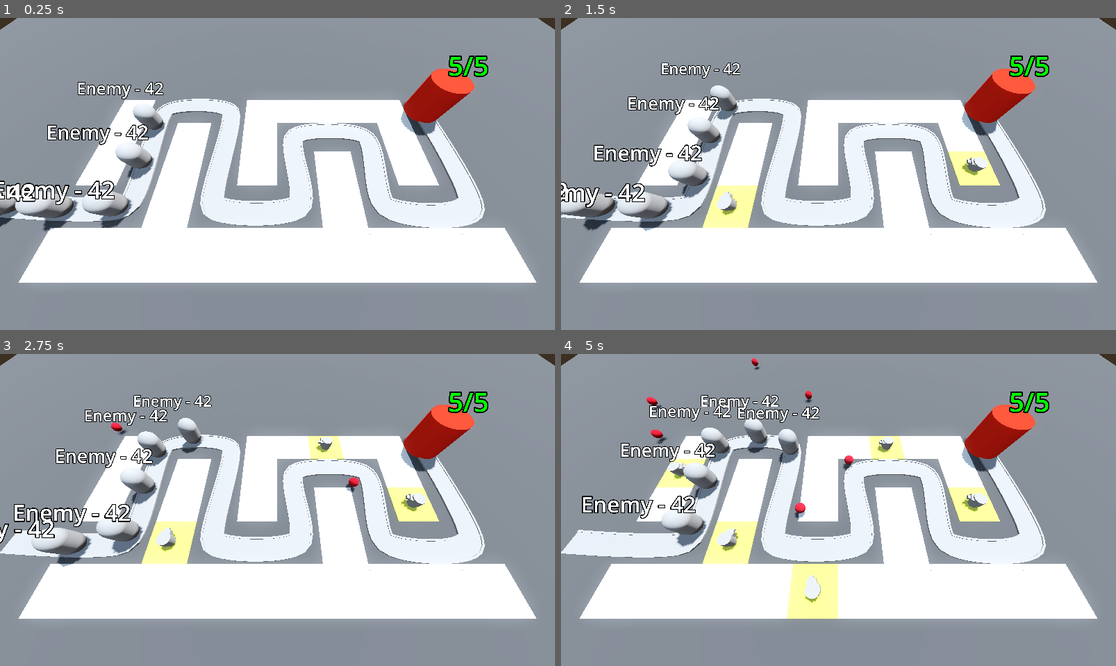
Above: before the commit, frames 1-4 (two rows, left to right).
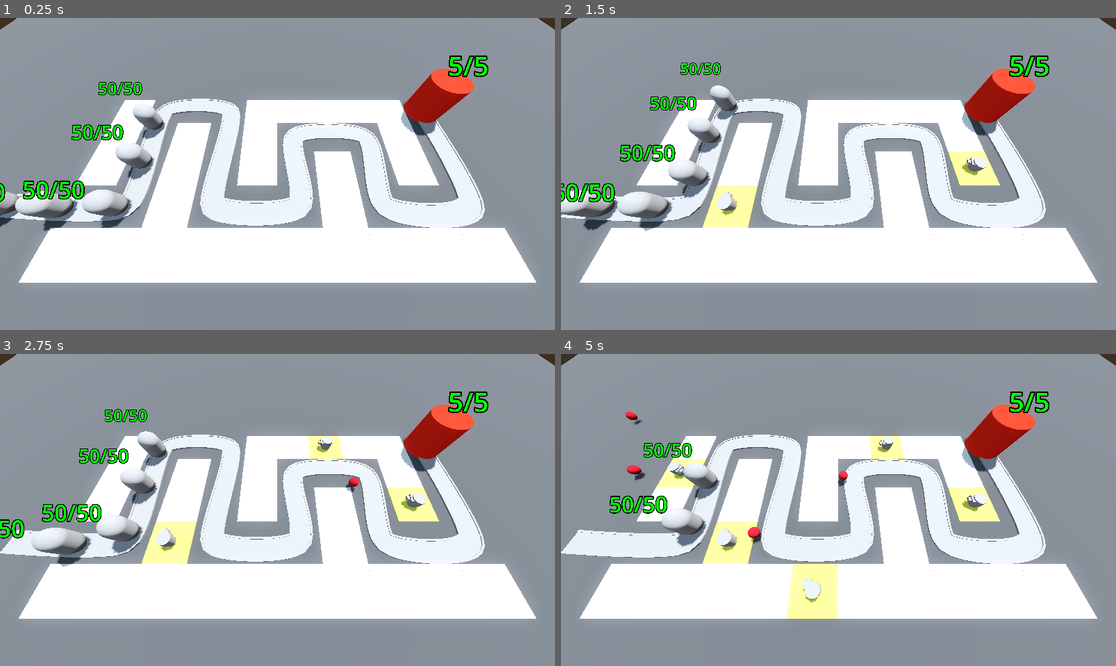
Above: after the commit, the same moments.

Repository: yrubner/TowerDefenseGD
Game: Godot game, scene res://BaseLevel.tscn
Same seed, same stepped clock (60 frames per second), same inputs: the game is played once before the commit and once after it.
Inputs (mouse positions are in pixels of both pictures, inside the frame that each line leads up to):
- Up to frame 1 (0.25 s): no input
- Up to frame 2 (1.5 s): move the mouse to (960, 158) at 0.52 s; press the mouse at (960, 158) at 0.53 s; move the mouse to (727, 189) at 1.27 s; release the mouse at (727, 189) at 1.28 s; click (727, 189) at 1.35 s
- Up to frame 3 (2.75 s): move the mouse to (333, 441) at 2.02 s; press the mouse at (333, 441) at 2.03 s
- Up to frame 4 (5 s): move the mouse to (810, 572) at 2.77 s; release the mouse at (810, 572) at 2.78 s; click (810, 572) at 2.85 s; move the mouse to (1005, 556) at 3.52 s; press the mouse at (1005, 556) at 3.53 s; move the mouse to (672, 463) at 4.27 s; release the mouse at (672, 463) at 4.28 s; click (672, 463) at 4.35 s

The runs differ from the first frame. In frame 1, 1.9% of the frame differs, in the area x 0-30%, y 20-60%; in frame 2, 2.2%; in frame 3, 2.8%; in frame 4, 3.9%, in the area x 3-75%, y 1-79%.

Commit message:
Finished Lesson 50: Damaging Enemies

Diff:
--- a/Base/base.gd
+++ b/Base/base.gd
@@ -5,7 +5,7 @@
 var current_health: int:
 	set(health_in):
 		current_health = health_in
-		print("health was changed")
+		print("base health was changed")
 		label_3d.text = str(current_health) + "/" + str(max_health)
 		label_3d.modulate = Color.RED.lerp(Color.GREEN, float(current_health) / float(max_health))
 		if current_health < 1:
--- a/Enemy/enemy.gd
+++ b/Enemy/enemy.gd
@@ -3,16 +3,21 @@
 @onready var entity_name_label: Label3D = $EntityNameLabel
 
 @export var speed: float = 2.5
+@export var max_health: int = 50
 
 @onready var base = get_tree().get_first_node_in_group("base")
 
-var entity_name: String
-var cool_number: int
+var current_health: int:
+	set(health_in):
+		current_health = health_in
+		print("enemy health was changed")
+		entity_name_label.text = str(current_health) + "/" + str(max_health)
+		entity_name_label.modulate = Color.RED.lerp(Color.GREEN, float(current_health) / float(max_health))
+		if current_health < 1:
+			queue_free()
 
 func _ready() -> void:
-	entity_name = "Enemy"
-	cool_number = 42
-	entity_name_label.text = entity_name + " - " + str(cool_number)
+	current_health = max_health
 
 # Called every frame. 'delta' is the elapsed time since the previous frame.
 func _process(delta: float) -> void:
--- a/Enemy/enemy.tscn
+++ b/Enemy/enemy.tscn
@@ -1,8 +1,12 @@
-[gd_scene load_steps=3 format=3 uid="uid://bce5kslpisvml"]
+[gd_scene load_steps=4 format=3 uid="uid://bce5kslpisvml"]
 
 [ext_resource type="Script" path="res://Enemy/enemy.gd" id="1_lvwys"]
 
 [sub_resource type="CapsuleMesh" id="CapsuleMesh_g8oem"]
+radius = 1.0
+height = 3.0
+
+[sub_resource type="CapsuleShape3D" id="CapsuleShape3D_vha1f"]
 radius = 1.0
 height = 3.0
 
@@ -21,3 +25,9 @@
 text = "starting name"
 font_size = 300
 outline_size = 50
+
+[node name="EnemyArea3D" type="Area3D" parent="." groups=["enemy_area"]]
+
+[node name="CollisionShape3D" type="CollisionShape3D" parent="EnemyArea3D"]
+transform = Transform3D(1, 0, 0, 0, 1, 0, 0, 0, 1, 0, 1.5, 0)
+shape = SubResource("CapsuleShape3D_vha1f")
--- a/RayPickerCamera/ray_picker_camera.gd
+++ b/RayPickerCamera/ray_picker_camera.gd
@@ -8,7 +8,6 @@
 # Called every frame. 'delta' is the elapsed time since the previous frame.
 func _process(delta: float) -> void:
 	var mouse_position: Vector2 = get_viewport().get_mouse_position()
-	print(mouse_position)
 	ray_cast_3d.target_position = project_local_ray_normal(mouse_position) * 100.0
 	ray_cast_3d.force_raycast_update()
 
--- a/Turret/projectile.gd
+++ b/Turret/projectile.gd
@@ -9,3 +9,8 @@
 
 func _on_timer_timeout() -> void:
 	queue_free()
+
+func _on_area_entered(area: Area3D) -> void:
+	if area.is_in_group("enemy_area"):
+		area.get_parent().current_health -= 25
+		queue_free()
--- a/Turret/projectile.tscn
+++ b/Turret/projectile.tscn
@@ -25,4 +25,5 @@
 one_shot = true
 autostart = true
 
+[connection signal="area_entered" from="." to="." method="_on_area_entered"]
 [connection signal="timeout" from="Timer" to="." method="_on_timer_timeout"]
Not shown: 4 places in MeshLibraries/SpaceLibrary.tres that only renumber resources
Not shown, changed: README.md
